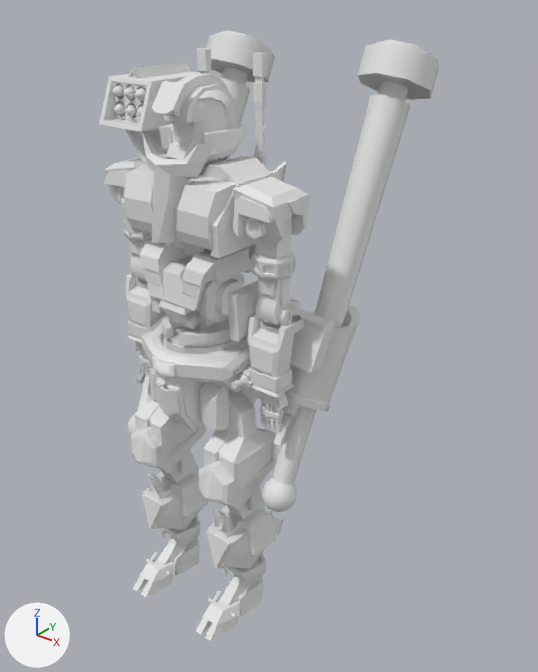
One commit to the FBX model Assets/Characters/X1/Base after applying mirror .fbx: the scene before it, then after it.
One viewpoint serves both versions: a 50 mm camera at (9.13, -9.38, 12.47) aimed at (0.33, 1.62, 5.64). The lights are fixed; the arrows at lower left show +X, +Y and +Z.

Names of what the first picture shows: 'Head', 'Homing Missiles', 'Jet Booster', 'Legs', 'Shock Prong.L', 'Shock Prong.R', 'Sword', 'Torso', 'Vertical Boosters'.
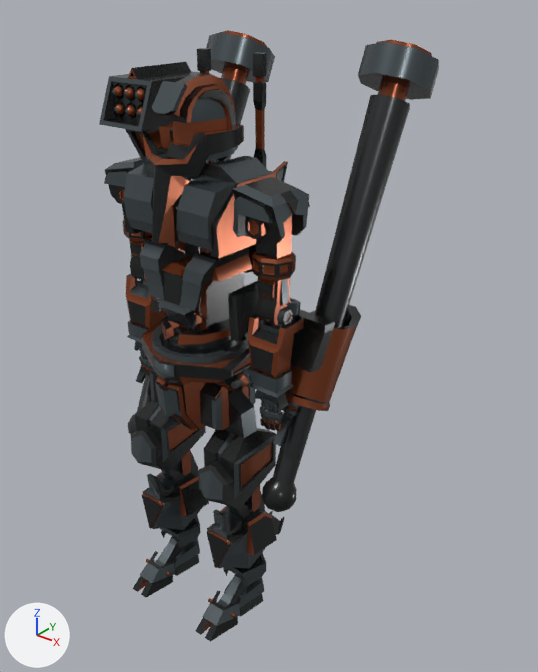
Commit message: materials n tweaks

Patch to the scene script:
```diff
--- a/Assets/Characters/X1/Base after applying mirror .fbx.py
+++ b/Assets/Characters/X1/Base after applying mirror .fbx.py
@@ mat_material @@
 mat_material = principled_material('Material')
-mat_material.base_color = (0.8, 0.8, 0.8)  # white #e7e7e7
+mat_material.texture = img_pallete__18_png
@@ me_cube_009 @@
 me_cube_009.from_pydata(...)  # 468 vertices, 456 faces; spans x -1.98..-0.75, y -0.45..1.38, z 3.77..5.38
-me_cube_009.materials.append(mat_material)  # white #e7e7e7
+me_cube_009.materials.append(mat_material_001)  # picture img_pallete__18_png
@@ me_cube @@
 # verts and faces of me_cube; kept vertices keep their numbers, new ones are numbered from 1464
-me_cube.from_pydata(...)  # 1464 vertices, 1460 faces; spans x -1.59..1.59, y -1.4..0.87, z -5.6..0.82
+me_cube.from_pydata(...)  # 1464 vertices, 1462 faces; spans x -1.59..1.59, y -1.4..0.87, z -5.6..0.82
+# me_cube part 1
+delete_faces([(51, 55, 127, 58)])
+faces += [(51, 55, 58), (55, 127, 58)]
+# me_cube part 2: 1458 faces spanning x -1.59..1.59, y -1.4..0.87, z -5.6..0.82 switch from mat_material (white #e7e7e7) to mat_material_001 (picture img_pallete__18_png)
@@ me_cube_006 @@
-me_cube_006.from_pydata(...)  # 3716 vertices, 3625 faces; spans x -2.08..2.08, y -1.15..1.13, z -0.93..4.42
+me_cube_006.from_pydata(...)  # 3668 vertices, 3574 faces; spans x -2.08..2.08, y -1.15..1.13, z -0.93..4.42
+# me_cube_006 part 3: 27 vertices moved from x -0.37..1.92, y -0.49..0.24, z 0.11..1.76 to x -0.37..1.94, y -0.49..0.25, z 0.11..1.76; 50 vertices removed from x -0.93..1.75, y -0.45..0.64, z 0.42..1.94
+# me_cube_006 part 4: 5 vertices moved from x -0.31..0.36, y -0.77..0.09, z 3.31..3.78 to x -0.31..0.34, y -0.77..0.09, z 3.3..3.78; 11 vertices removed from x -0.33..0.33, y -0.69..-0.21, z 3.38..3.78; 13 vertices added at x -0.33..0.33, y -0.63..-0.22, z 3.46..3.79
+# me_cube_006 part 5: 3520 faces spanning x -2.08..2.08, y -1.15..1.13, z -0.93..4.42 switch from mat_material (white #e7e7e7) to mat_material_001 (picture img_pallete__18_png)
@@ me_cube_004 @@
 me_cube_004.from_pydata(...)  # 310 vertices, 318 faces; spans x 1.21..2.66, y -0.4..4.21, z -2.62..5.82
-me_cube_004.materials.append(mat_material)  # white #e7e7e7
+me_cube_004.materials.append(mat_material_001)  # picture img_pallete__18_png
@@ me_cube_018 @@
 me_cube_018.from_pydata(...)  # 310 vertices, 319 faces; spans x 1.21..2.66, y -0.4..4.21, z -2.62..5.82
-me_cube_018.materials.append(mat_material)  # white #e7e7e7
+me_cube_018.materials.append(mat_material_001)  # picture img_pallete__18_png
@@ me_cube_012 @@
 me_cube_012.from_pydata(...)  # 240 vertices, 236 faces; spans x -1.47..1.47, y -0.3..0.76, z -3.9..1.82
-me_cube_012.materials.append(mat_material)  # white #e7e7e7
+me_cube_012.materials.append(mat_material_001)  # picture img_pallete__18_png
@@ me_cylinder_002 @@
 # verts and faces of me_cylinder_002; kept vertices keep their numbers, new ones are numbered from 279
-me_cylinder_002.from_pydata(...)  # 279 vertices, 268 faces; spans x -0.64..0.64, y -0.78..0.91, z 3.89..5.35
+me_cylinder_002.from_pydata(...)  # 279 vertices, 269 faces; spans x -0.64..0.64, y -0.78..0.91, z 3.89..5.35
+# me_cylinder_002 part 7
+# 6 vertices are removed from x 0.0, y -0.08..0.43, z 3.89..4.32
+# 16 faces are deleted
+# 6 vertices are added at (0.28, 0.22, 4.0), (0.28, 0.2, 3.96), (0.28, 0.15, 3.96), (0.28, 0.12, 4.0), (0.28, 0.15, 4.05), (0.28, 0.2, 4.05)
+# 17 new faces join them
+# me_cylinder_002 part 8
+verts[77] = (0.42, 0.19, 4.93)  # moved, pixel (219, 103)
+verts[123] = (0.47, 0.19, 4.95)  # moved, pixel (222, 102)
+# me_cylinder_002 part 9: 252 faces spanning x -0.64..0.64, y -0.78..0.91, z 3.89..5.35 switch from no material to mat_material_001 (picture img_pallete__18_png)
@@ me_cube_002 @@
-me_cube_002.from_pydata(...)  # 220 vertices, 210 faces; spans x -1.06..1.06, y 0.5..1.27, z 1.85..5.67
+me_cube_002.from_pydata(...)  # 220 vertices, 212 faces; spans x -1.06..1.06, y 0.5..1.27, z 1.85..5.67
+# me_cube_002 part 6: 210 faces spanning x -1.06..1.06, y 0.5..1.27, z 1.85..5.67 switch from mat_material (white #e7e7e7) to mat_material_001 (picture img_pallete__18_png)
```

Boxes (x1, y1, x2, y2) around the edits, measured in the pictures (538 x 672 px; the box of a moved part takes in the faces that stretch with it):
'Torso', surface changed, reshaped: (104, 134, 310, 431) in both
'Legs', surface changed (grey to black): (131, 314, 277, 642) in both
'Shock Prong.L', surface changed, recoloured (grey to black): (262, 40, 439, 512) in both
'Homing Missiles', surface changed, recoloured (grey to black): (99, 62, 210, 163) in both
'Shock Prong.R', surface changed, recoloured (white to grey): (128, 30, 275, 435) in both
'Vertical Boosters', surface changed: (197, 48, 266, 273) in both
'Jet Booster', surface changed, recoloured (grey to black): (151, 281, 284, 535) in both
'Sword', surface changed: (231, 366, 252, 389) in both
part 1 of me_cube, built on: (223, 348, 250, 371) in both
part 2 of me_cube, recoloured (grey to black): (131, 314, 277, 642) in both
part 3 of me_cube_006, cut back: before (206, 273, 294, 397); after (250, 383, 294, 397)
part 4 of me_cube_006, moved or reshaped: (128, 154, 236, 243) in both
part 5 of me_cube_006, recoloured: (104, 134, 310, 431) in both
part 7 of me_cylinder_002, moved or reshaped: before (168, 132, 217, 164); after (186, 136, 217, 164)
part 8 of me_cylinder_002, moved or reshaped: (202, 90, 232, 109) in both
part 9 of me_cylinder_002, recoloured: (152, 74, 244, 164) in both
